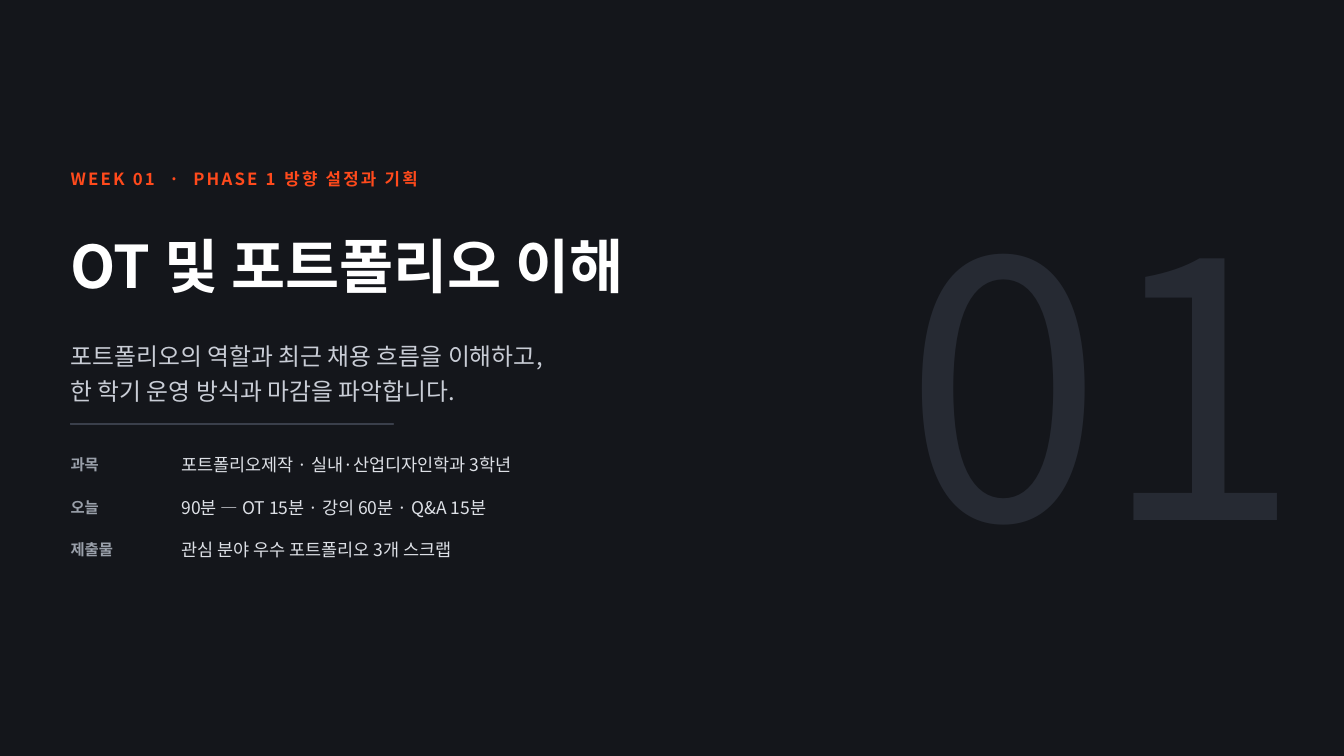
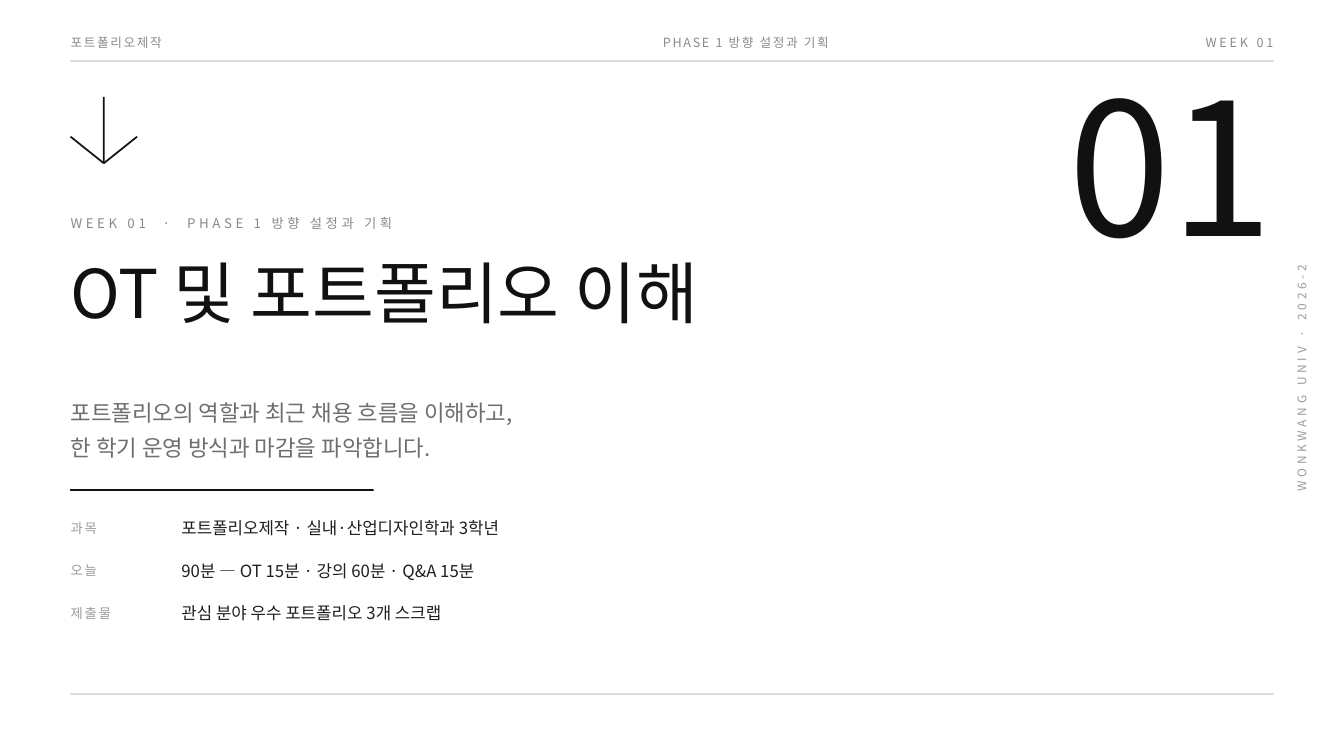
Before and after one commit to design-eng/MIN.D, a slide deck: slide 1 of dist/weeks-포트폴리오제작/포트폴리오제작_01주차_OT.pptx. Drawn at 1344x756 pixels with LibreOffice and Linux fonts; fonts in the diff are those of the drawing. Boxes give left, top, right and bottom in pixels: in the first picture for what was removed or moved away, otherwise in the second. Text is boxed around its words. In the diff, an @@ line names an element or a change of style, - is before the commit and + after.

```diff
--- a/dist/weeks-포트폴리오제작/포트폴리오제작_01주차_OT.pptx
+++ b/dist/weeks-포트폴리오제작/포트폴리오제작_01주차_OT.pptx
@@ background #14161B to #FFFFFF @@
@@ text added at <box>71,36,162,48</box>, 9 pt, text #8A8A8A @@
+포트폴리오제작
@@ text at <box>663,36,829,48</box>: text changed; size 12 to 9 pt; text colour #FF4A1C to #8A8A8A; bold off @@
-WEEK 01 · PHASE 1 방향 설정과 기획
+PHASE 1 방향 설정과 기획
@@ text added at <box>1206,38,1274,47</box>, 9 pt, text #8A8A8A @@
+WEEK 01
@@ rectangle added at <box>71,60,1273,62</box>, fill #DCDCDC, outline #DCDCDC 1 pt @@
@@ line added from (104, 97) to (104, 163), #111111 1.25 pt @@
@@ text added at <box>1068,98,1273,239</box>, 132 pt, text #111111 @@
+01
@@ line added from (71, 137) to (104, 163), #111111 1.25 pt @@
@@ line added from (104, 163) to (137, 137), #111111 1.25 pt @@
@@ text added at <box>71,217,392,229</box>, 9.5 pt, text #8A8A8A @@
+WEEK 01 · PHASE 1 방향 설정과 기획
@@ text "OT 및 포트폴리오 이해": place and size @@
-text "OT 및 포트폴리오 이해" at <box>71,238,623,294</box>
+text "OT 및 포트폴리오 이해" at <box>71,262,699,324</box>
@@ text "OT 및 포트폴리오 이해" at <box>71,262,699,324</box>: size 42 to 48 pt, text colour #FFFFFF to #111111, bold off; line spacing 1.16 to 1.12; vertical alignment middle to top @@
@@ text added at <box>1293,276,1310,489</box>, 8.5 pt, text #9B9B9B @@
+WONKWANG UNIV · 2026-2
@@ text "포트폴리오의 역할과 최근 채용 흐름을 ...": place and size @@
-text "포트폴리오의 역할과 최근 채용 흐름을 ..." at <box>71,345,543,402</box>
+text "포트폴리오의 역할과 최근 채용 흐름을 ..." at <box>71,402,513,458</box>
@@ text "포트폴리오의 역할과 최근 채용 흐름을 ..." at <box>71,402,513,458</box>: size 17 to 16 pt, text colour #C9CDD6 to #6E6E6E; line spacing 1.24 to 1.3 @@
@@ rectangle: place and size @@
-rectangle at <box>71,423,393,424</box>
+rectangle at <box>71,490,373,491</box>
@@ rectangle at <box>71,490,373,491</box>: fill #3A3F4B to #111111; outline #3A3F4B 1 pt to #111111 1 pt @@
@@ text "포트폴리오제작 · 실내·산업디자인학과 3학년": place and size @@
-text "포트폴리오제작 · 실내·산업디자인학과 3학년" at <box>181,456,512,473</box>
+text "포트폴리오제작 · 실내·산업디자인학과 3학년" at <box>181,520,499,536</box>
@@ text "90분 — OT 15분 · ...": place and size @@
-text "90분 — OT 15분 · ..." at <box>181,499,487,517</box>
+text "90분 — OT 15분 · ..." at <box>181,563,474,580</box>
@@ 3 texts: place and size @@
-3 texts at <box>71,457,114,556</box>
+3 texts at <box>71,522,111,619</box>
@@ size 11 to 9.5 pt, text colour #9AA0AA to #9B9B9B, letter spacing 0 to 1.4 pt, bold off in 3 elements at <box>71,522,97,534</box>, <box>71,564,97,576</box>, <box>71,607,111,619</box> @@
@@ size 12.5 to 12 pt, text colour #DDE0E6 to #1F1F1F in 3 elements at <box>181,520,499,536</box>, <box>181,563,474,580</box>, <box>181,605,441,621</box> @@
@@ text "관심 분야 우수 포트폴리오 3개 ...": place and size @@
-text "관심 분야 우수 포트폴리오 3개 ..." at <box>181,541,452,558</box>
+text "관심 분야 우수 포트폴리오 3개 ..." at <box>181,605,441,621</box>
@@ rectangle added at <box>71,694,1273,695</box>, fill #DCDCDC, outline #DCDCDC 1 pt @@
```
Also in this commit, not shown: 15 other slides changed, 19 other files.
